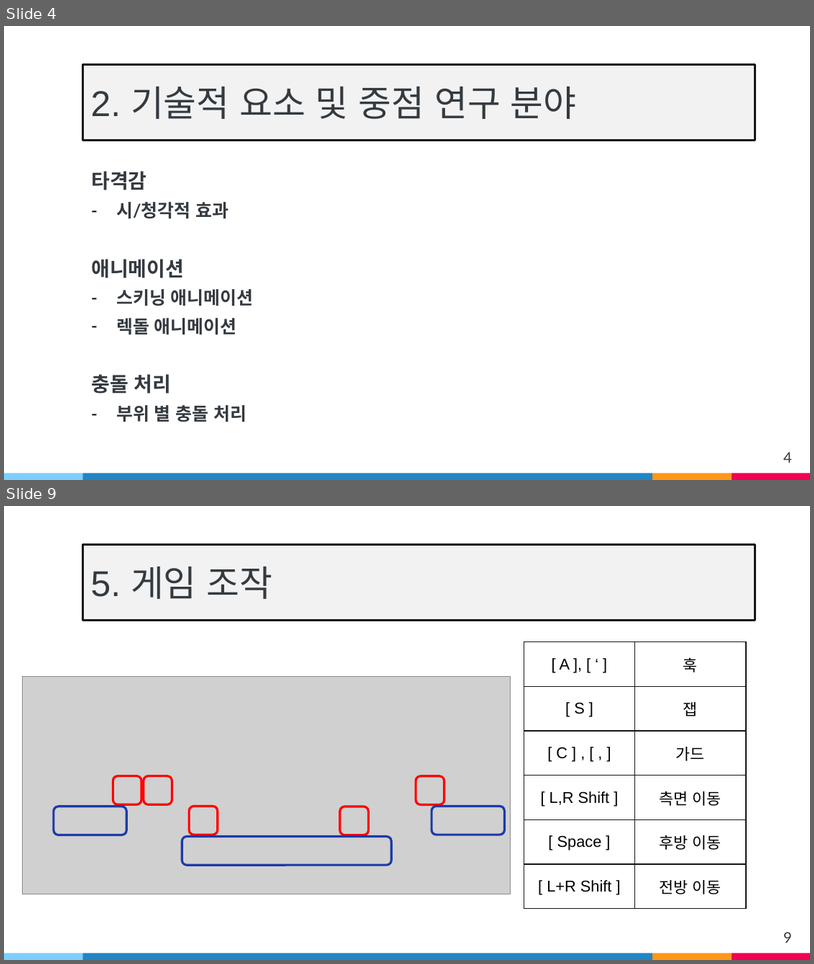
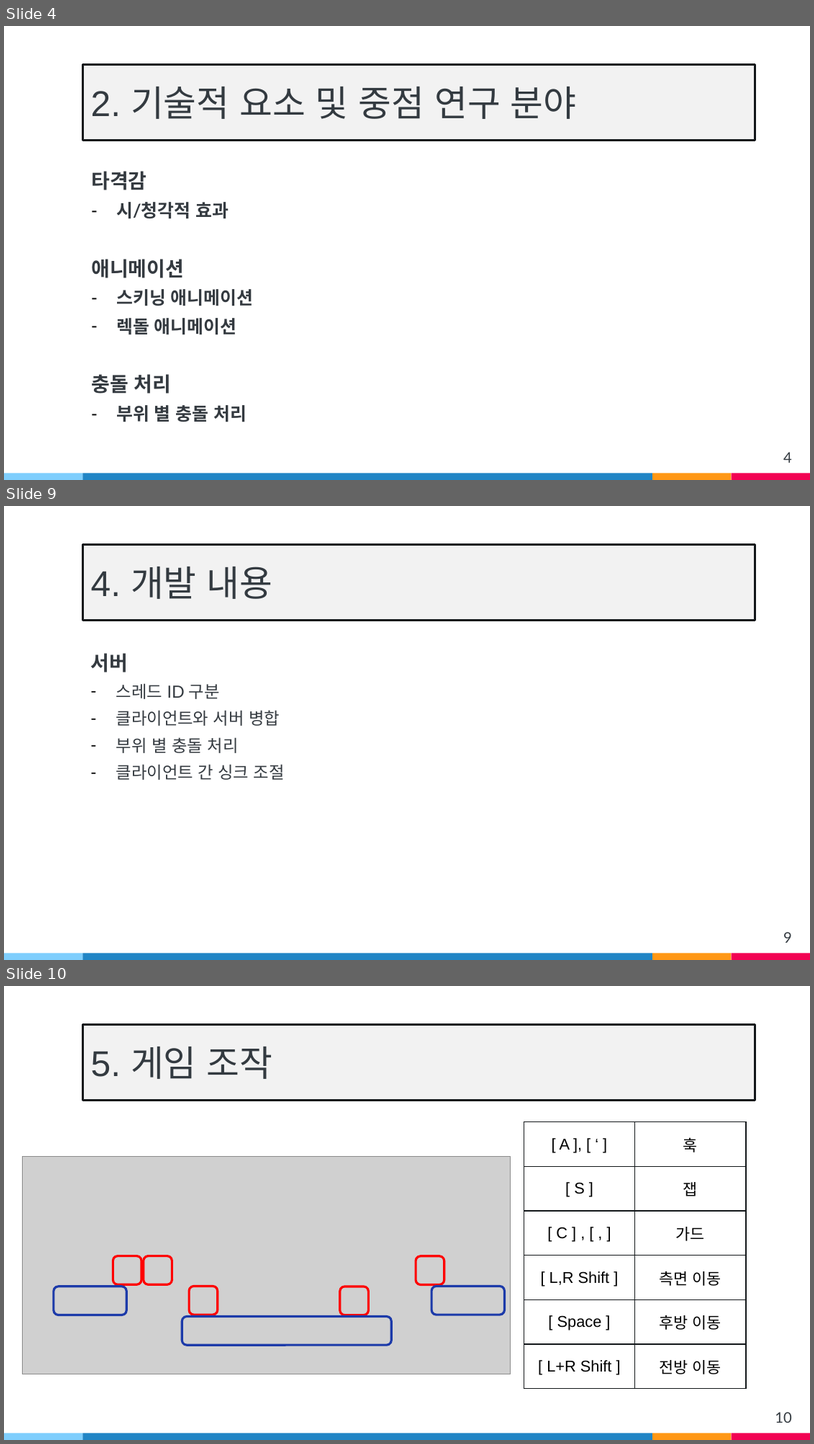
Before and after one commit to wsj2681/Anger_Control_Disoder, a slide deck: Capstone Design/발표자료/중간발표/v3.pptx. Shown one above the other, each under a label of ours: slides 4 and 9 before the commit, slides 4, 9 and 10 after it; the slides between them are not shown. The pictures are 814x964 and 814x1444 pixels, drawn with LibreOffice and Linux fonts; fonts in the diff are those of the drawing; grey boxes stand for pictures. Boxes give left, top, right and bottom in pixels: in the first picture for what was removed or moved away, otherwise in the second. Text is boxed around its words. In the diff, an @@ line names an element or a change of style, - is before the commit and + after.

```diff
--- a/Capstone Design/발표자료/중간발표/v3.pptx
+++ b/Capstone Design/발표자료/중간발표/v3.pptx
@@ slide 9 added at [4,506,810,960], background #FFFFFF; not listed: 4 template elements that a slide beside it also shows @@
@@ title added at [83,545,756,620], fill #F2F2F2, outline #13171A 2 pt, 32 pt, text #343A40 @@
+4. 개발 내용
@@ text added at [91,653,285,780], 15 pt, text #343A40 @@
+서버
+– 스레드 ID 구분
+– 클라이언트와 서버 병합
+– 부위 별 충돌 처리
+– 클라이언트 간 싱크 조절
@@ page number added at [784,932,792,942], 13 pt, text #343A40 @@
+9
@@ what was slide 9 is now slide 10 @@
@@ page number at [775,1412,792,1422]: text changed @@
-9
+10
```
Also in this commit, not shown: 6 slides changed, 3 other files.
